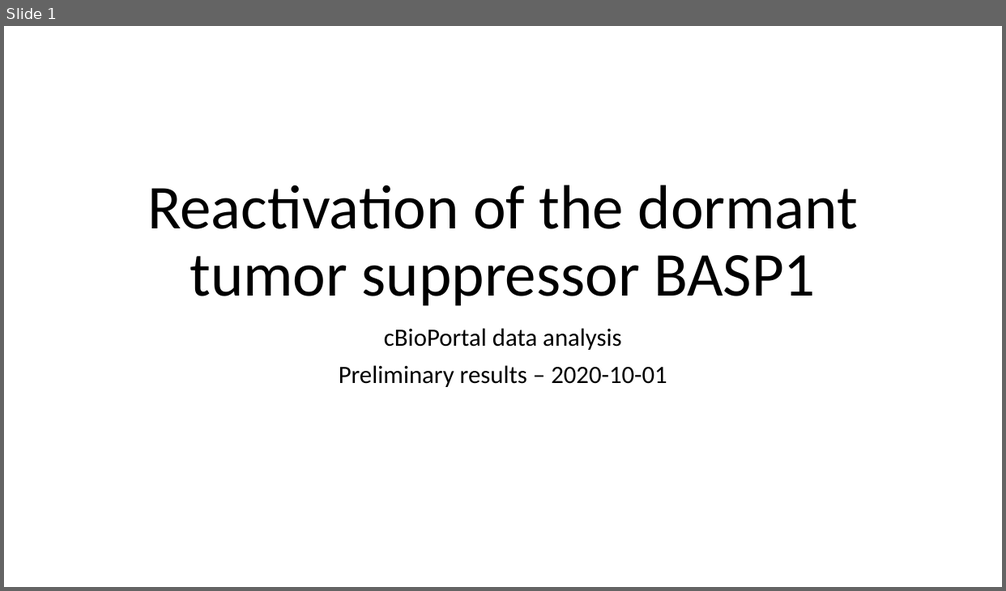
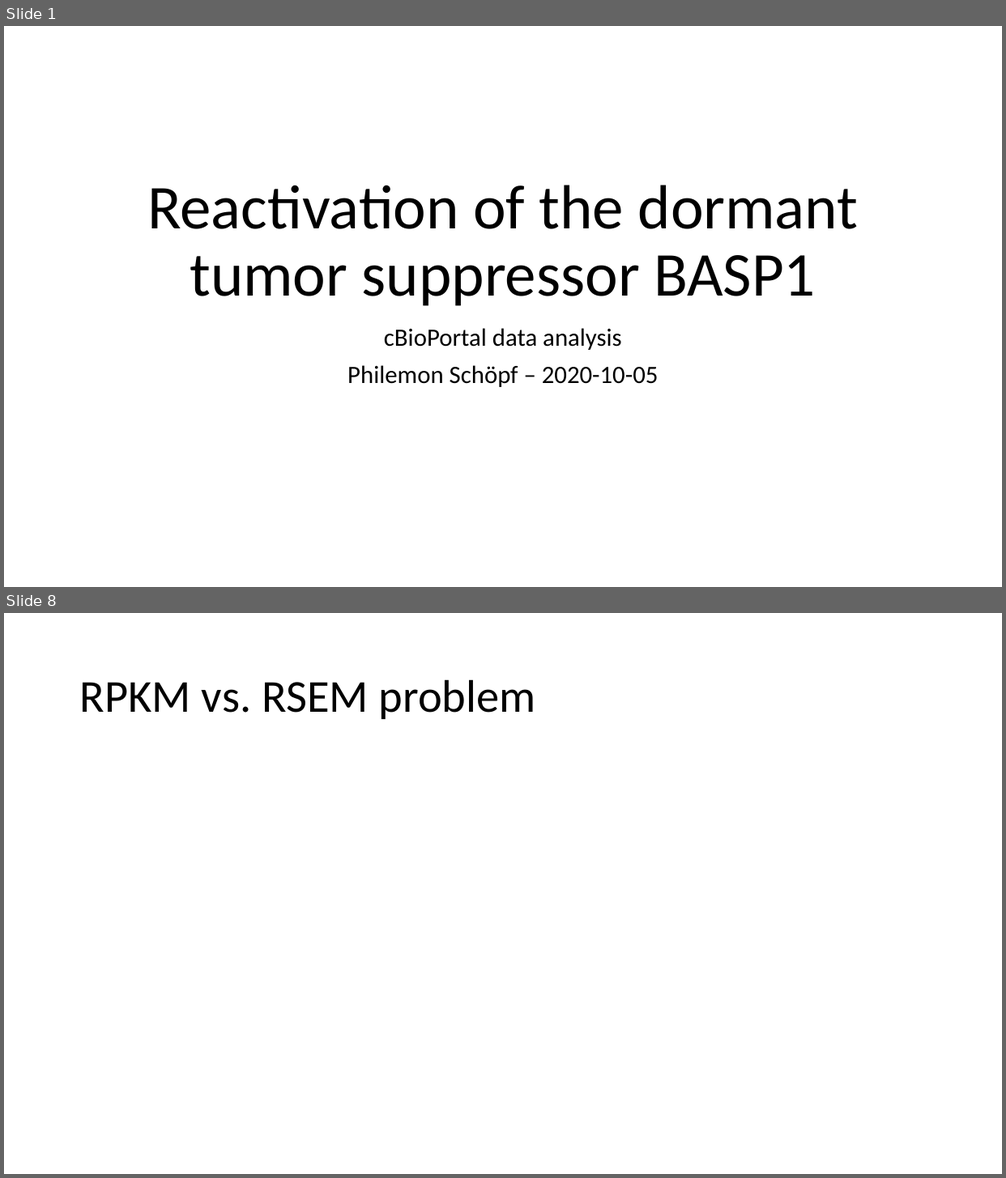
Before and after one commit to phschoepf/rnaRatio, a slide deck: presentation.pptx. Shown one above the other, each under a label of ours: slide 1 before the commit, slides 1 and 8 after it; the slides between them are not shown. The pictures are 1006x591 and 1006x1178 pixels, drawn with LibreOffice and Linux fonts; fonts in the diff are those of the drawing. Boxes give left, top, right and bottom in pixels: in the first picture for what was removed or moved away, otherwise in the second. Text is boxed around its words. In the diff, an @@ line names an element or a change of style, - is before the commit and + after.

```diff
--- a/presentation.pptx
+++ b/presentation.pptx
@@ slide 8 added at [4,613,1002,1174], background #FFFFFF @@
@@ title added at [80,679,536,719], 44 pt, text #000000 @@
+RPKM vs. RSEM problem
@@ slide 1 changed as well @@
@@ subtitle at [347,365,658,387]: text changed @@
-Preliminary results – 2020-10-01
+Philemon Schöpf – 2020-10-05
```
Also in this commit, not shown: 8 other slides added, 1 slide removed, 21 other files.
